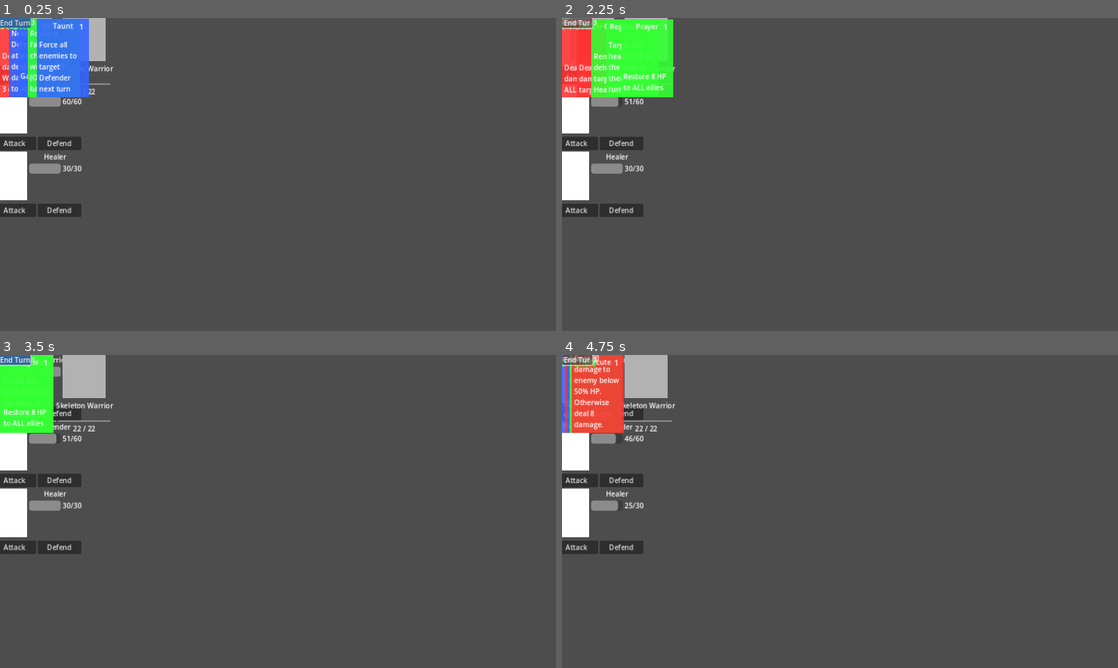
Above: before the commit, frames 1-4 (two rows, left to right).
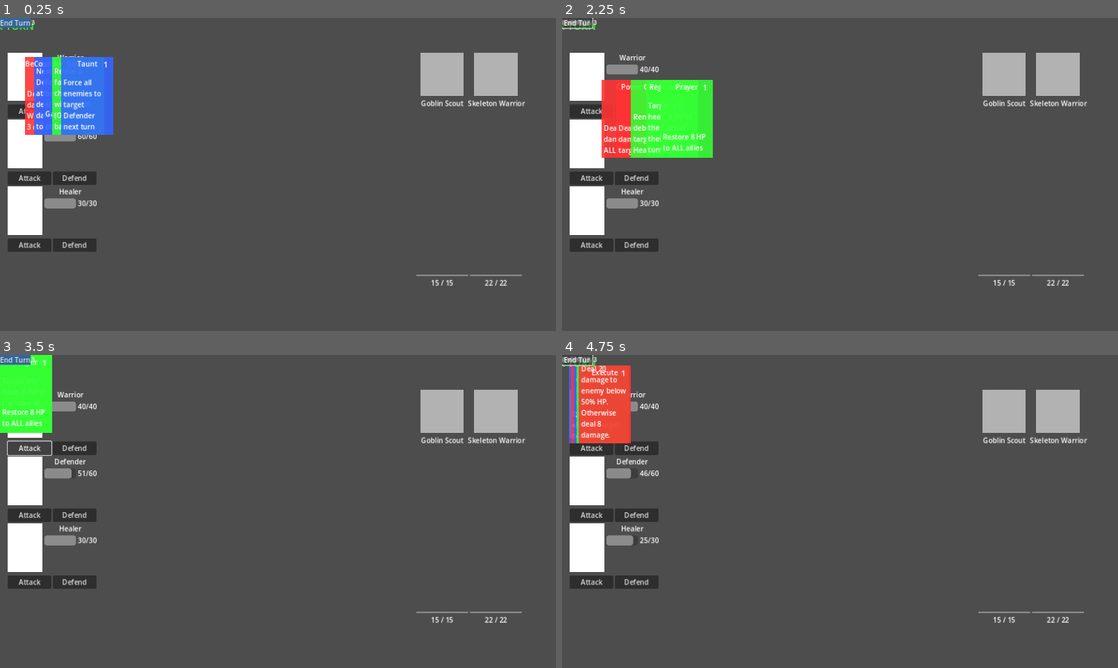
Above: after the commit, the same moments.

Repository: DaveEstey/als-tavern
Game: Godot game, scene res://scenes/battle/battle_scene.tscn
Same seed, same stepped clock (60 frames per second), same inputs: the game is played once before the commit and once after it. This scene is started directly instead of the project's main scene.
Inputs:
- Up to frame 1 (0.25 s): no input
- Up to frame 2 (2.25 s): click "Attack" at 0.5 s; click "Defend" at 1.25 s; click "End Turn" at 2 s
- Up to frame 3 (3.5 s): click "Attack" at 2.75 s
- Up to frame 4 (4.75 s): click "Defend" at 3.5 s; click "End Turn" at 4.25 s

The runs differ from the first frame. In frame 1, 13% of the frame differs, in the area x 0-95%, y 0-86%; in frame 2, 16%; in frame 3, 9.5%; in frame 4, 11%.

Commit message:
Switch to pixel-based layout for battle scene
Anchor-based layout was not working - everything appeared at (0,0).
Switched to explicit pixel coordinates for 1280x720 window:

- ChampionsContainer: Left column (20, 80) to (220, 640)
- EnemiesContainer: Right side (900, 80) to (1260, 640)
- Hand: Bottom center (240, 520) to (1040, 700)

This will position elements correctly at runtime.

Diff:
--- a/scenes/battle/battle_scene.tscn
+++ b/scenes/battle/battle_scene.tscn
@@ -33,14 +33,12 @@
 script = ExtResource("2")
 
 [node name="ChampionsContainer" type="VBoxContainer" parent="."]
-layout_mode = 1
-anchors_left = 0.0
-anchors_top = 0.1
-anchors_right = 0.2
-anchors_bottom = 0.9
-offset_left = 10.0
-offset_right = -10.0
-separation = 10
+layout_mode = 0
+offset_left = 20.0
+offset_top = 80.0
+offset_right = 220.0
+offset_bottom = 640.0
+separation = 20
 
 [node name="ChampionDisplay1" parent="ChampionsContainer" instance=ExtResource("3")]
 custom_minimum_size = Vector2(150, 150)
@@ -55,14 +53,12 @@
 layout_mode = 2
 
 [node name="EnemiesContainer" type="HBoxContainer" parent="."]
-layout_mode = 1
-anchors_left = 0.75
-anchors_top = 0.1
-anchors_right = 0.95
-anchors_bottom = 0.9
-offset_left = 10.0
-offset_right = -10.0
-separation = 10
+layout_mode = 0
+offset_left = 900.0
+offset_top = 80.0
+offset_right = 1260.0
+offset_bottom = 640.0
+separation = 15
 alignment = 1
 
 [node name="EnemyDisplay1" parent="EnemiesContainer" instance=ExtResource("4")]
@@ -78,22 +74,21 @@
 layout_mode = 2
 
 [node name="Hand" type="Control" parent="."]
-layout_mode = 1
-anchors_left = 0.2
-anchors_top = 0.75
-anchors_right = 0.8
-anchors_bottom = 1.0
-offset_top = 10.0
-offset_bottom = -10.0
+layout_mode = 0
+offset_left = 240.0
+offset_top = 520.0
+offset_right = 1040.0
+offset_bottom = 700.0
 script = ExtResource("5")
 
 [node name="CardsContainer" type="HBoxContainer" parent="Hand"]
 layout_mode = 1
-anchors_left = 0.0
-anchors_top = 0.0
-anchors_right = 1.0
-anchors_bottom = 1.0
-separation = 8
+anchors_preset = 15
+anchor_right = 1.0
+anchor_bottom = 1.0
+grow_horizontal = 2
+grow_vertical = 2
+separation = 10
 alignment = 1
 
 [node name="PhaseLabel" type="Label" parent="."]
